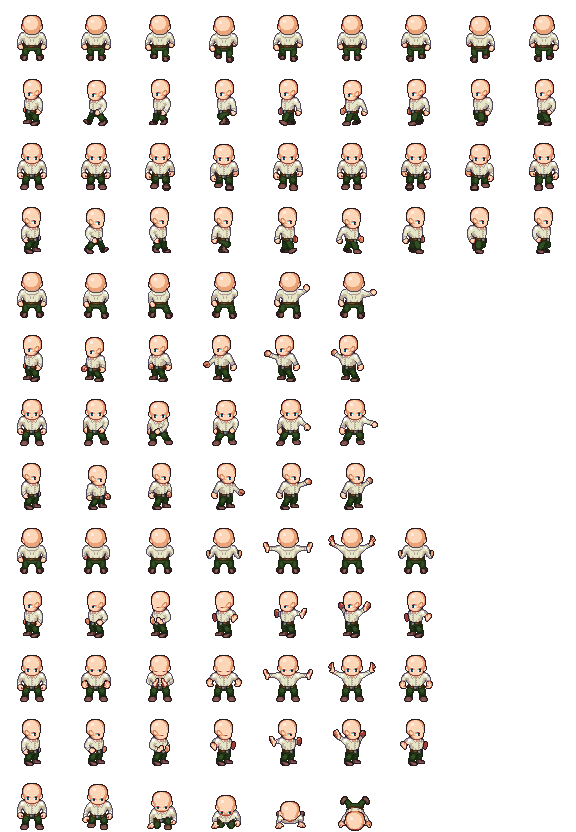
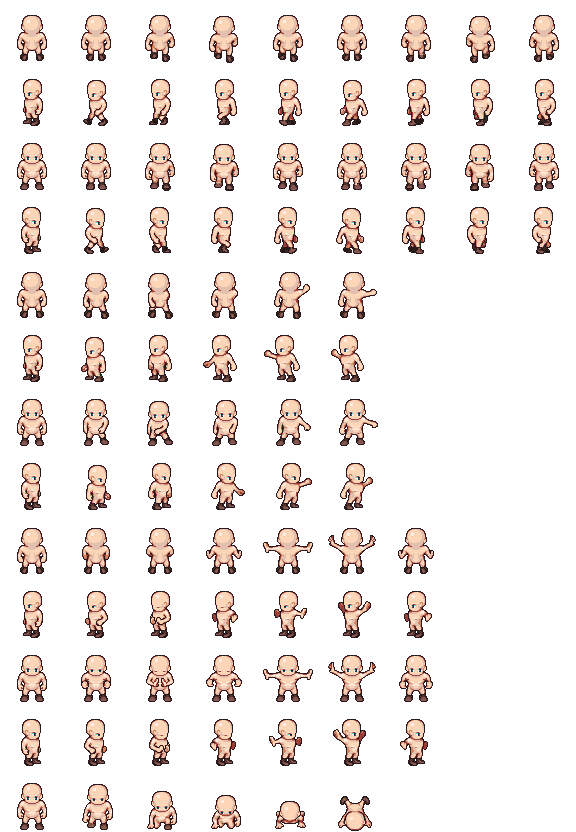
Before/after of a w=576, h=832 layered artwork. What changed in the layer stack:
hid "Pants" over [22, 43, 553, 829]
hid "Shirt" over [17, 32, 559, 825]
painted on "Shoes" over [17, 16, 559, 829]
painted on "Base" over [18, 16, 558, 829]
